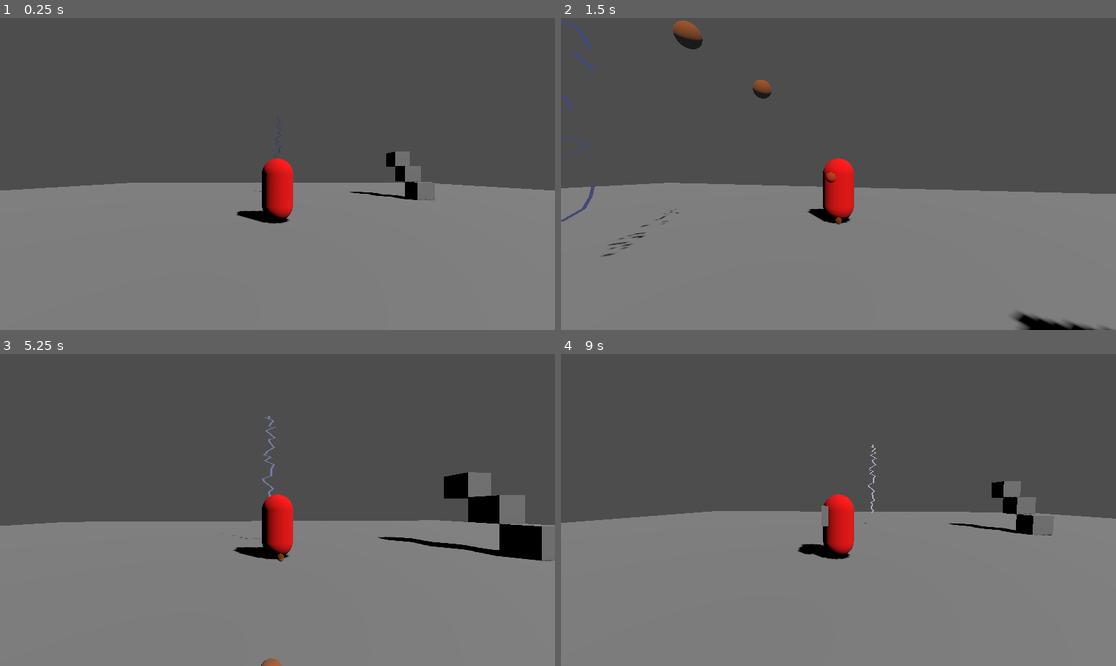
Above: before the commit, frames 1-4 (two rows, left to right).
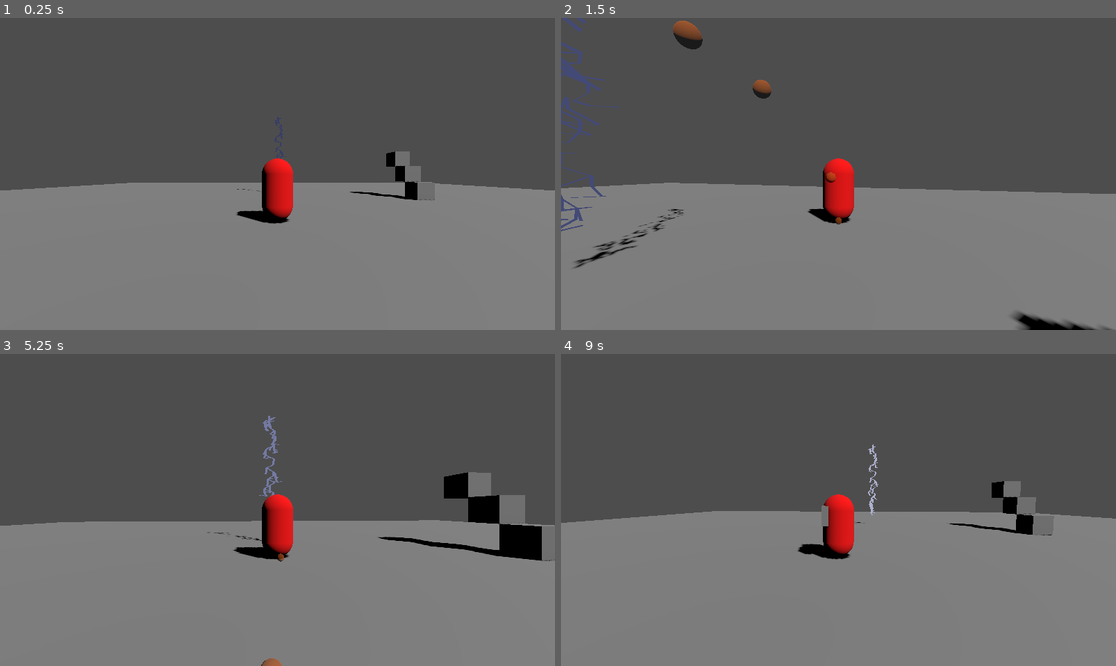
Above: after the commit, the same moments.

Repository: ZweiEuro/high_perf_cg
Game: Godot game, scene res://main_scene.tscn
Same seed, same stepped clock (60 frames per second), same inputs: the game is played once before the commit and once after it.
Inputs (mouse positions are in pixels of both pictures, inside the frame that each line leads up to):
- Up to frame 1 (0.25 s): no input
- Up to frame 2 (1.5 s): tap Enter at 0.5 s; move the mouse to (866, 174) at 0.52 s; hold W (Player Forward) from 0.53 s (still down); tap Shift (Dash) at 0.6, 1.35 s; tap Space (Player jump) at 0.77 s; move the mouse to (810, 174) at 1.27 s
- Up to frame 3 (5.25 s): keep holding W (Player Forward); tap Space (Player jump) at 1.52, 3.02, 3.77, 4.52 s; move the mouse to (288, 503) at 2.02 s; tap Shift (Dash) every 0.75 s from 2.1 to 5.1 s; move the mouse to (271, 516) at 2.77 s; move the mouse to (316, 513) at 3.52 s; move the mouse to (233, 506) at 4.27 s; tap R (Reset) at 5 s; move the mouse to (283, 510) at 5.02 s
- Up to frame 4 (9 s): move the mouse to (816, 503) at 5.77 s; release W (Player Forward) at 5.78 s; hold D (Player right) 5.78-6.53 s; tap Shift (Dash) every 0.75 s from 5.85 to 8.85 s; tap Space (Player jump) at 6.02, 6.77, 7.52 s; move the mouse to (866, 510) at 6.52 s; hold W (Player Forward) 6.53-8.78 s; move the mouse to (810, 510) at 7.27 s; move the mouse to (849, 503) at 8.02 s; tap R (Reset) at 8.75 s; move the mouse to (832, 516) at 8.77 s; hold A (Player left) from 8.78 s (still down)

The runs differ from the first frame. In frame 1, less than 0.1% of the frame differs, in the area x 42-52%, y 32-56%; in frame 2, 1.4%, in the area x 0-23%, y 0-81%; in frame 3, 0.3%; in frame 4, 0.1%.

Commit message:
quad sub branching

Diff:
--- a/alt_lightning/alt_lightning.tscn
+++ b/alt_lightning/alt_lightning.tscn
@@ -20,4 +20,5 @@
 start_point_offset = Vector3(0, 5, 0)
 n_segments = 30
 jaggedness = 0.3
+branch_chance = 0.8
 max_branch_depth = 8
--- a/alt_lightning/multi_mesh_instance_3d.gd
+++ b/alt_lightning/multi_mesh_instance_3d.gd
@@ -9,7 +9,7 @@
 
 @export var thickness: float = 0.1;
 
-@onready var direction = (end_point_offset - start_point_offset).normalized()
+@onready var main_bolt_direction = (end_point_offset - start_point_offset).normalized()
 @onready var segment_length = (end_point_offset - start_point_offset).length() / n_segments
 
 @onready var rel_start_point : Vector3 = start_point_offset + self.position;
@@ -17,10 +17,12 @@
 
 @onready var self_remove_timer: Timer = Timer.new();
 
+@onready var main_bolt = Array()
+
 func offsetVector(vec: Vector3) -> Vector3:
 	return vec + Vector3(1.0, 0, 0) * thickness
 
-func append_quad(arr: Array, p1: Vector3) -> void:
+func append_quad(arr: Array, p1: Vector3, direction: Vector3) -> void:
 
 	var tl: Vector3;
 	var tr: Vector3;
@@ -33,7 +35,7 @@
 		tr = arr[-2];
 
 
-	var bl = p1 + self.direction * self.segment_length;
+	var bl = p1 + direction * self.segment_length;
 	var br = offsetVector(bl);
 
 	arr.append(tl);
@@ -45,74 +47,61 @@
 	arr.append(tr);
 
 
-
-func _generate_lightning() -> Array:
-	var main_bolt = Array()
-	var branches = []
-
-	append_quad(main_bolt, start_point_offset);
+func jitter_point(point: Vector3) ->Vector3:
+	return point + Vector3((randf()*2-1) * jaggedness, 0,(randf()*2-1) * jaggedness)
 
 
+func generate_main_bolt() -> void:
+	var branches = []
+	append_quad(main_bolt, start_point_offset, main_bolt_direction);
 	for i in range(n_segments + 1):
-		var point = start_point_offset + direction * segment_length * i
+		var point = start_point_offset + main_bolt_direction * segment_length * i
 
 		# random displacement
 		point += Vector3((randf()*2-1) * jaggedness, 0,(randf()*2-1) * jaggedness)
 
-		append_quad(main_bolt, point);
+		append_quad(main_bolt, point, main_bolt_direction);
 
-		# branch check
-		if i > 1 and randf() < branch_chance:
-			var branch_count = randi() % 2 + 1  # 1-2 branches per point
-			for j in range(branch_count):
-				# Limit branch angles to stay near vertical -> don't know how, too tired to question
-				var branch_dir = direction.rotated(Vector3.UP, randf() * 0.5 - 0.25).rotated(Vector3.RIGHT, randf() * 0.2 - 0.1)
-				var branch_length = segment_length * randf() * 1.5
-				# !!! v comment back in
-				# branches.append(_generate_branch(point, branch_dir, branch_length, jaggedness * 0.5, 2, max_branch_depth - 1))
 
-	return [main_bolt, branches]
 
-func _generate_branch(base_point: Vector3, direction: Vector3, length: float, jaggedness: float, segments: int, depth: int) -> Array:
-	var branch_points = Array()
-	for i in range(segments + 1):
-		var point = base_point + direction * length * (i / segments)
+func generate_branch(branch_point: Vector3, depth = self.max_branch_depth) -> void:
+	if depth <= 0:
+		return;
 
-		point += Vector3((randf()*2-1) * jaggedness, 0,(randf()*2-1) * jaggedness)
-		branch_points.append(point)
+	var branch: Array = [];
+	var branch_dir = main_bolt_direction.rotated(Vector3.UP, randf() * 0.5 - 0.25).rotated(Vector3.RIGHT, randf() * 0.2 - 0.1)
 
-		# recursive branches
-		if depth > 0 and i > 1 and randf() < branch_chance:
-			var sub_branch_dir = direction.rotated(Vector3.UP, randf() * 0.4 - 0.2).rotated(Vector3.RIGHT, randf() * 0.2 - 0.1)
-			var sub_branch_length = length * randf() * 0.5
-			branch_points.append_array(_generate_branch(point, sub_branch_dir, sub_branch_length, jaggedness * 0.5, segments, depth - 1))
+	append_quad(branch, branch_point, branch_dir);
 
-	return branch_points
+	for i in range(4):
+		var next_point = branch_point + branch_dir * segment_length;
+		next_point = jitter_point(next_point);
+
+		append_quad(branch, next_point, branch_dir);
+
+	self.main_bolt += branch
+
+func generate_branches() -> void:
+	for i in range(0, main_bolt.size(), 6):
+		if randf() < branch_chance:
+			# actually branch
+			generate_branch(main_bolt[i]);
+
+
+
+
 
 func create_mesh():
-	var lightning_data = _generate_lightning()
-	var main_bolt = lightning_data[0]
-	var branches = lightning_data[1]
+	var mesh = ImmediateMesh.new()
 
-	var mesh = ImmediateMesh.new()
+	generate_main_bolt()
+	generate_branches();
 
 	mesh.surface_begin(Mesh.PRIMITIVE_TRIANGLES)
 
 	for point in main_bolt:
 		mesh.surface_add_vertex(point)
 	mesh.surface_end()
-
-	print(main_bolt)
-
-	self.mesh = mesh
-	return;
-
-	# Draw branches
-	for branch in branches:
-		mesh.surface_begin(Mesh.PRIMITIVE_LINE_STRIP)
-		for point in branch:
-			mesh.surface_add_vertex(point)
-		mesh.surface_end()
 
 	self.mesh = mesh
 
